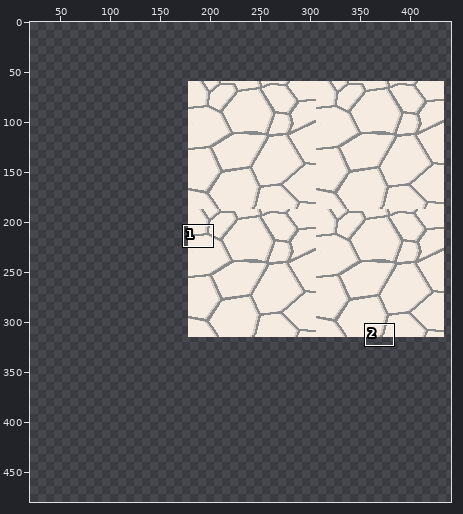
Sprite sheet -- sprites/Sprite47/layers/d1133e05-bc28-4db8-bb00-59d35d6079a8/6ef4c174-3531-455a-845b-215ed809fd04.png. Above, an overview of the earlier version with the close-up marked.
Close-up. Before the commit:
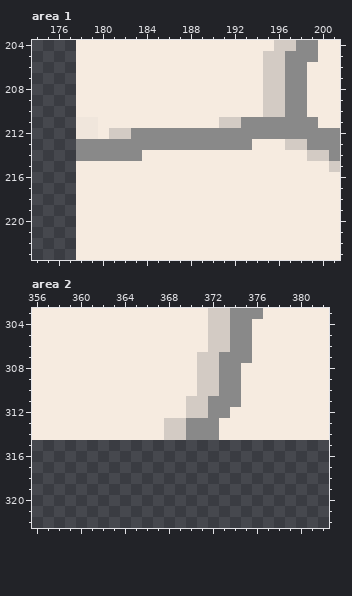
The file is 500x500 pixels. Colours within 5 levels of each other are drawn and written as one. Shown: area 1: x 174..201, y 204..223; area 2: x 356..382, y 303..322. The old version is drawn lined up with the new one. The wide view leaves out empty margins. The commit also changed other parts of the picture, which this record leaves out.
Once edited:
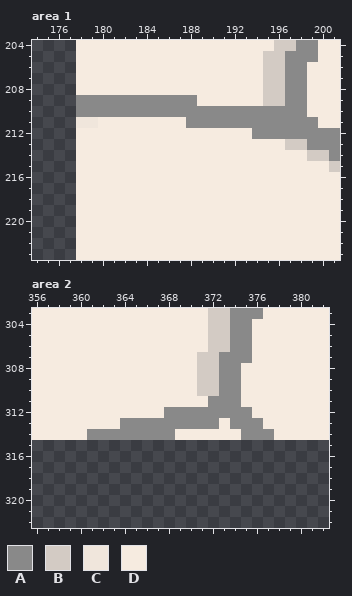
Palette (. is transparent): A #898989  B #d3cbc4  C #f0e6dc  D #f6ebe0
The edit:
{"change": "whole drawing moved by -9,-54 (the old picture is shown already moved)"}
{"where": "area 1"}
{"y":209,"x":178,"old":"DDDDDDDDDDD","new":"AAAAAAAAAAA"}
{"y":210,"x":178,"old":"DDDDDDDDDDDDDDDDDBB","new":"AAAAAAAAAAAAAAAAAAA"}
{"y":211,"x":188,"old":"DDDBB","new":"AAAAA"}
{"y":212,"x":178,"old":"CC","new":"DD"}
{"y":212,"x":181,"old":"BBAAAAAAAAAAA","new":"DDDDDDDDDDDDD"}
{"y":213,"x":178,"old":"AAAAAAAAAAAAAAAA","new":"DDDDDDDDDDDDDDDD"}
{"y":214,"x":178,"old":"AAAAAA","new":"DDDDDD"}
{"where": "area 2"}
{"y":311,"x":370,"old":"BB","new":"DD"}
{"y":312,"x":368,"old":"DDBB","new":"AAAA"}
{"y":312,"x":374,"old":"DD","new":"AA"}
{"y":313,"x":364,"old":"DDDDBB","new":"AAAAAA"}
{"y":313,"x":374,"old":"DDD","new":"AAA"}
{"y":314,"x":361,"old":"DDDDDDDBBAAA","new":"AAAAAAAADDDD"}
{"y":314,"x":375,"old":"DDD","new":"AAA"}
